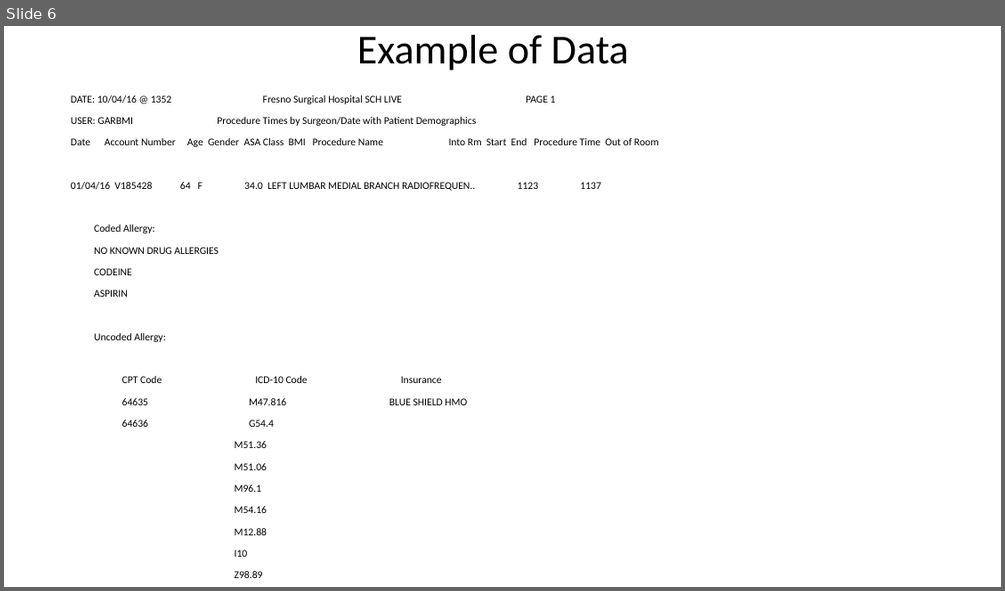
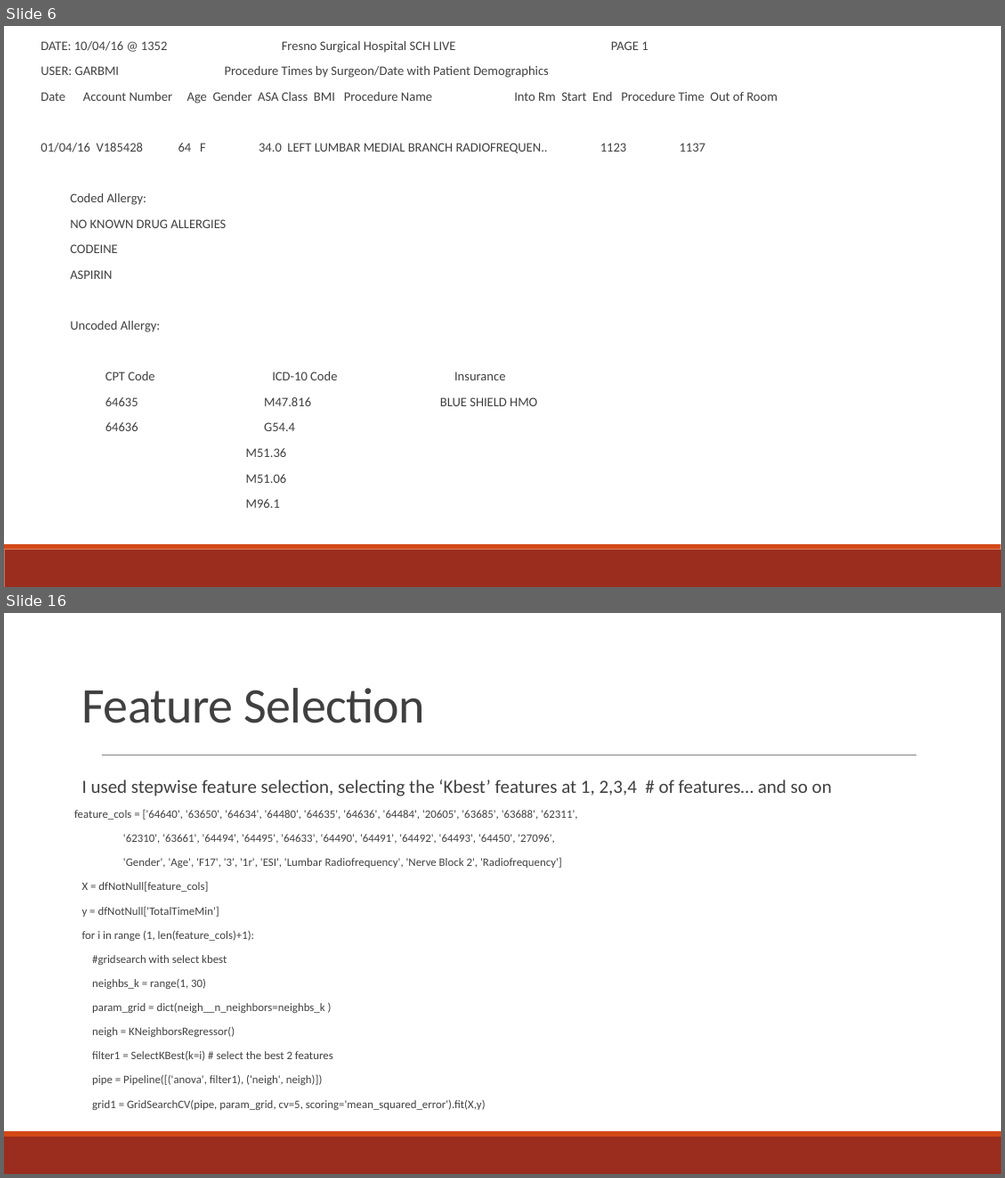
Before and after one commit to j-v-k/sfdat28, a slide deck: JVK-HOS Project/PREDICTING _PROCEDURE _TIMES.pptx. Shown one above the other, each under a label of ours: slide 6 before the commit, slides 6 and 16 after it; the slides between them are not shown. The pictures are 1005x591 and 1005x1178 pixels, drawn with LibreOffice and Linux fonts; fonts in the diff are those of the drawing. Boxes give left, top, right and bottom in pixels: in the first picture for what was removed or moved away, otherwise in the second. Text is boxed around its words. In the diff, an @@ line names an element or a change of style, - is before the commit and + after.

```diff
--- a/JVK-HOS Project/PREDICTING _PROCEDURE _TIMES.pptx
+++ b/JVK-HOS Project/PREDICTING _PROCEDURE _TIMES.pptx
@@ slide 16 added at (x1=4, y1=613, x2=1001, y2=1174), background #FFFFFF; not listed: 2 template elements that a slide beside it also shows @@
@@ title added at (x1=82, y1=688, x2=425, y2=723), 48 pt, text #404040 @@
+Feature Selection
@@ line added from (102, 755) to (917, 755), #808080 0.5 pt @@
@@ text added at (x1=74, y1=779, x2=832, y2=1110), 11 pt, text #404040 @@
+  I used stepwise feature selection, selecting the ‘Kbest’ features at 1, 2,3,4 # of features… and so on
+feature_cols = ['64640', '63650', '64634', '64480', '64635', '64636', '64484', '20605', '63685', '63688', '62311',
+  '62310', '63661', '64494', '64495', '64633', '64490', '64491', '64492', '64493', '64450', '27096',
+  'Gender', 'Age', 'F17', '3', '1r', 'ESI', 'Lumbar Radiofrequency', 'Nerve Block 2', 'Radiofrequency']
+  X = dfNotNull[feature_cols]
+  y = dfNotNull['TotalTimeMin']
+  for i in range (1, len(feature_cols)+1):
+  #gridsearch with select kbest
+  neighbs_k = range(1, 30)
+  param_grid = dict(neigh__n_neighbors=neighbs_k )
+  neigh = KNeighborsRegressor()
+  filter1 = SelectKBest(k=i) # select the best 2 features
+  pipe = Pipeline([('anova', filter1), ('neigh', neigh)])
+  grid1 = GridSearchCV(pipe, param_grid, cv=5, scoring='mean_squared_error').fit(X,y)
@@ slide 6 changed as well @@
@@ text "DATE: 10/04/16 @ 1352 Fresno ..." moved from (x1=71, y1=95, x2=659, y2=578) to (x1=40, y1=41, x2=777, y2=507) @@
@@ text "DATE: 10/04/16 @ 1352 Fresno ..." at (x1=40, y1=41, x2=777, y2=507): size 10 to 12.5 pt, text colour #000000 to #404040; line spacing 0.9 to 0.7; more space between paragraphs @@
@@ title removed at (x1=357, y1=35, x2=629, y2=70) @@
-Example of Data
@@ text at (x1=235, y1=506, x2=267, y2=578): paragraphs removed @@
-M54.16
-M12.88
-I10
-Z98.89
@@ rectangle added at (x1=4, y1=549, x2=1001, y2=587), fill #9B2D1F @@
@@ rectangle added at (x1=4, y1=544, x2=1001, y2=549), fill #D34817 @@
```
Also in this commit, not shown: 7 other slides changed, 15 other slides added, 5 slides removed, 18 other files.
